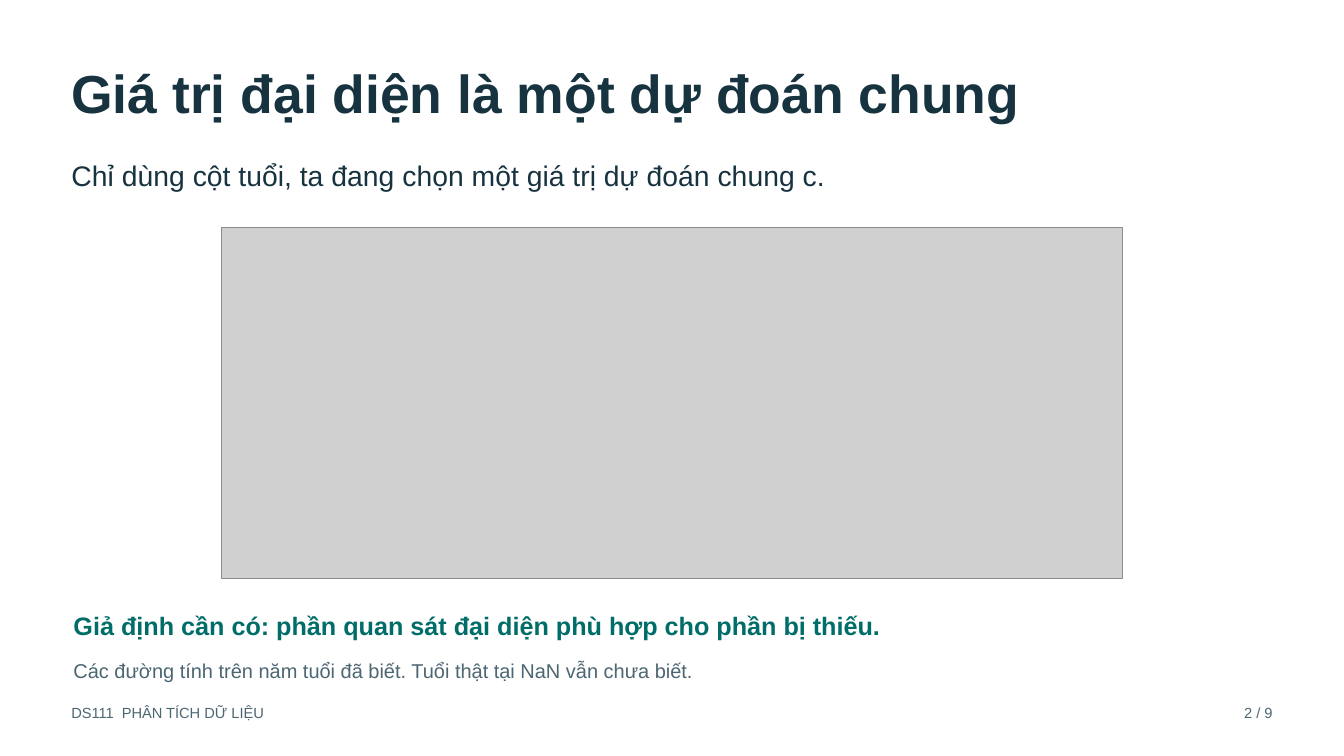
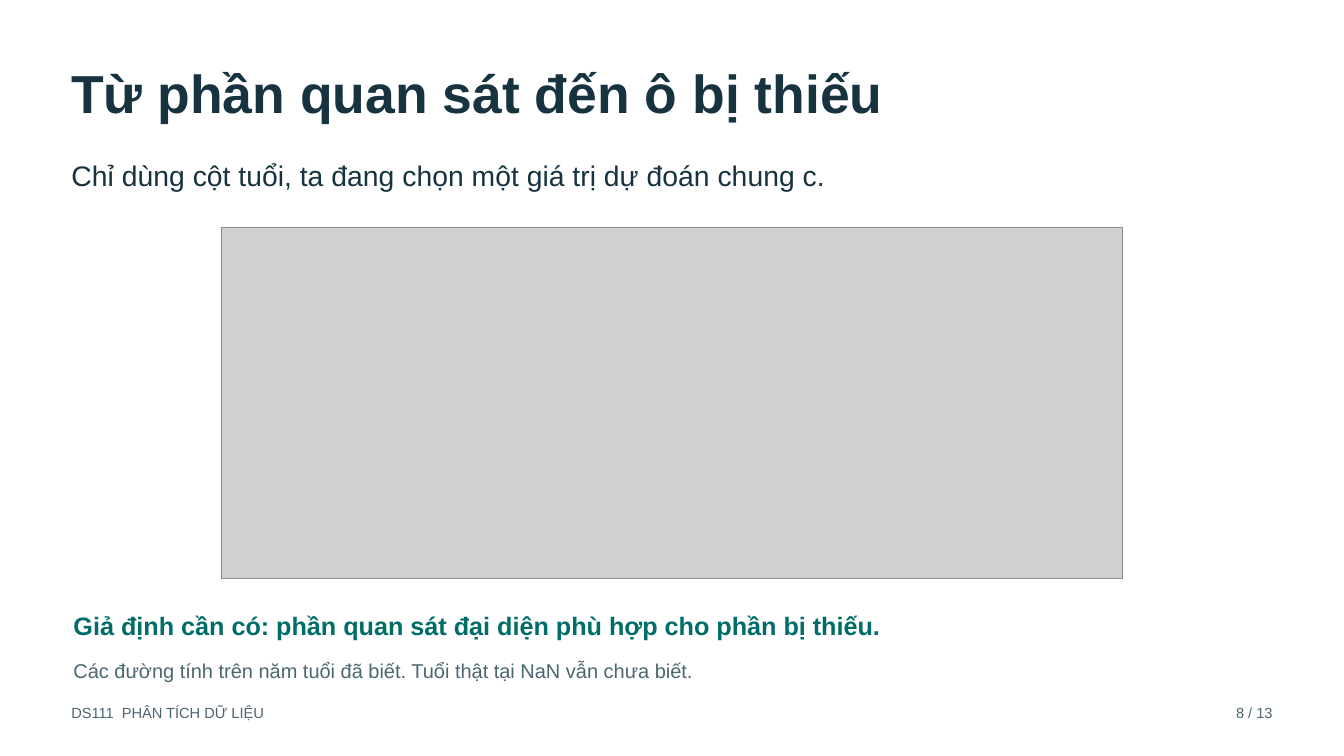
Before and after one commit to ncat218/Seminar-DS111, a slide deck: slide 8 of presentation/seminar_15min.pptx (slide 2 before the commit). Drawn at 1344x756 pixels with LibreOffice and Linux fonts; fonts in the diff are those of the drawing; grey boxes stand for pictures. Boxes give left, top, right and bottom in pixels: in the first picture for what was removed or moved away, otherwise in the second. Text is boxed around its words. In the diff, an @@ line names an element or a change of style, - is before the commit and + after.

```diff
--- a/presentation/seminar_15min.pptx
+++ b/presentation/seminar_15min.pptx
@@ text at bbox=[71, 72, 883, 123]: text changed @@
-Giá trị đại diện là một dự đoán chung
+Từ phần quan sát đến ô bị thiếu
@@ text at bbox=[1236, 708, 1272, 718]: text changed @@
-2 / 9
+8 / 13
```
Also in this commit, not shown: 6 other slides changed, 6 slides added, 2 slides removed, 14 other files.
